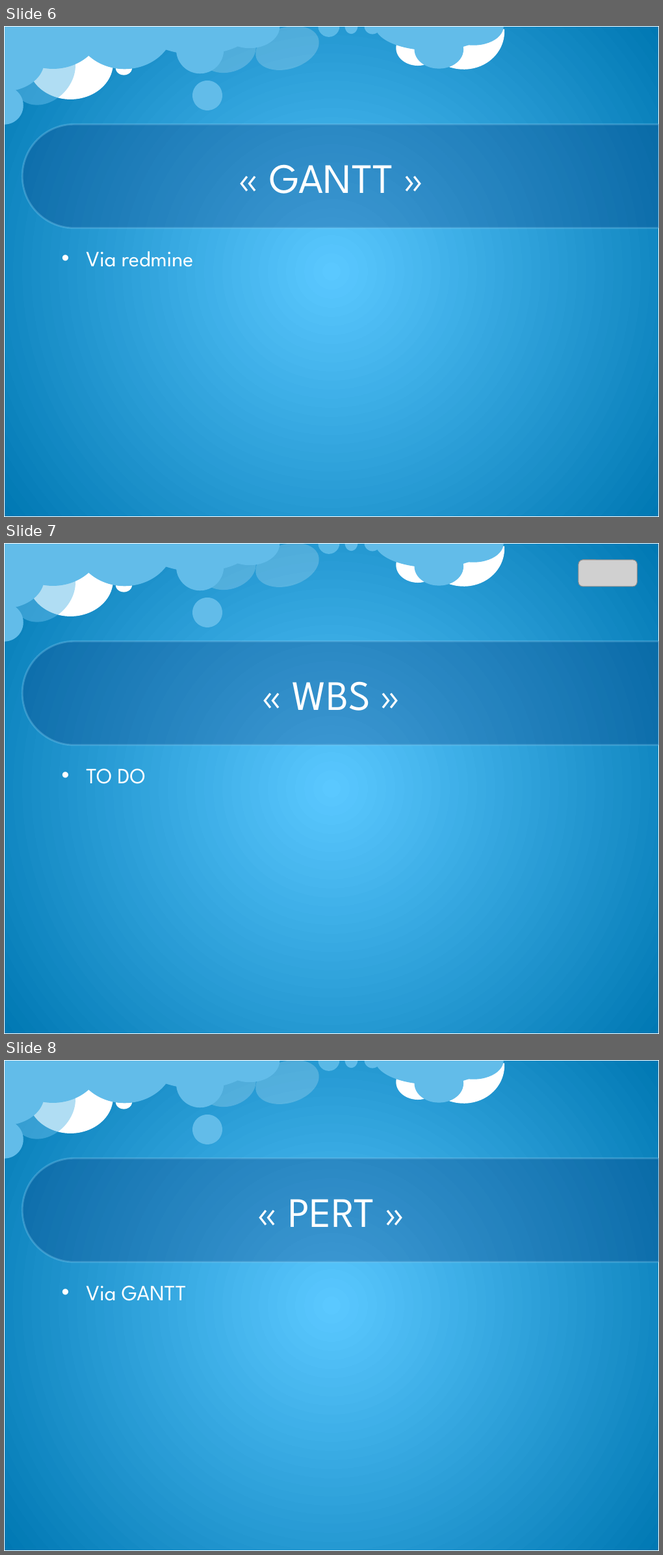
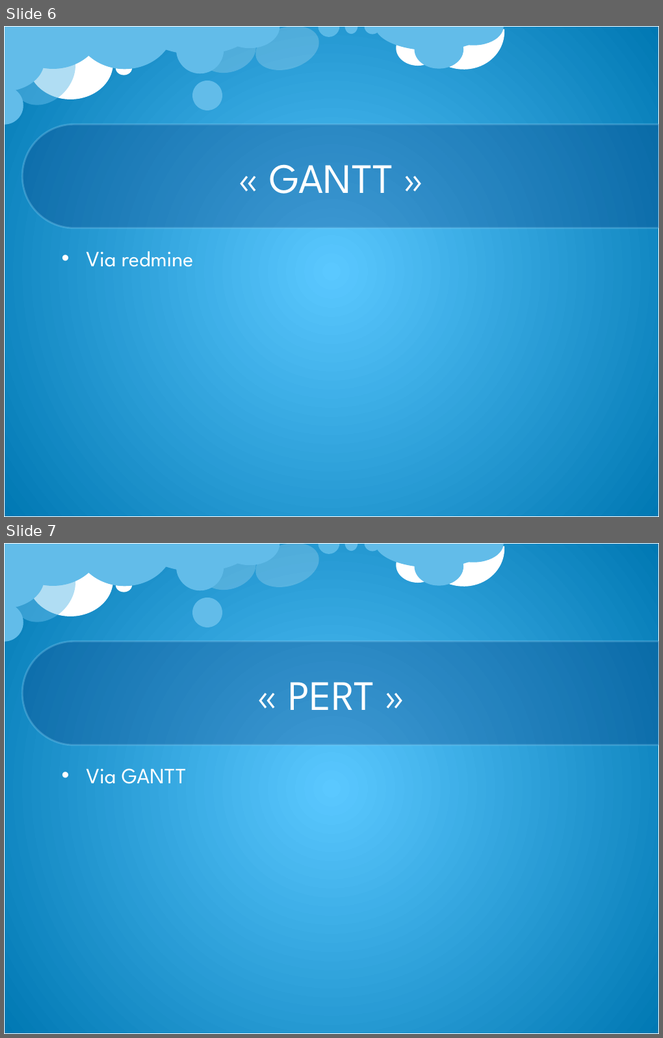
Before and after one commit to Qt-Widgets/PROJET_Drone, a slide deck: cr/CR_lundi_23_09_13.pptx. Shown one above the other, each under a label of ours: slides 6, 7 and 8 before the commit, slides 6 and 7 after it. The pictures are 663x1555 and 663x1038 pixels, drawn with LibreOffice and Linux fonts; fonts in the diff are those of the drawing; grey boxes stand for pictures; background and template pictures are left out. Boxes give left, top, right and bottom in pixels: in the first picture for what was removed or moved away, otherwise in the second. Text is boxed around its words. In the diff, an @@ line names an element or a change of style, - is before the commit and + after.

```diff
--- a/cr/CR_lundi_23_09_13.pptx
+++ b/cr/CR_lundi_23_09_13.pptx
@@ slide 7 removed at box(4, 543, 659, 1034), background picture (left out); not listed: 23 template elements that a slide beside it also shows @@
@@ picture removed at box(579, 560, 638, 587) @@
@@ title removed at box(293, 681, 371, 711) @@
-« WBS »
@@ text removed at box(86, 769, 146, 784) @@
-• TO DO
@@ what was slide 8 is now slide 7 @@
```
Also in this commit, not shown: 2 slides changed, 4 slides added, 1 other file.
